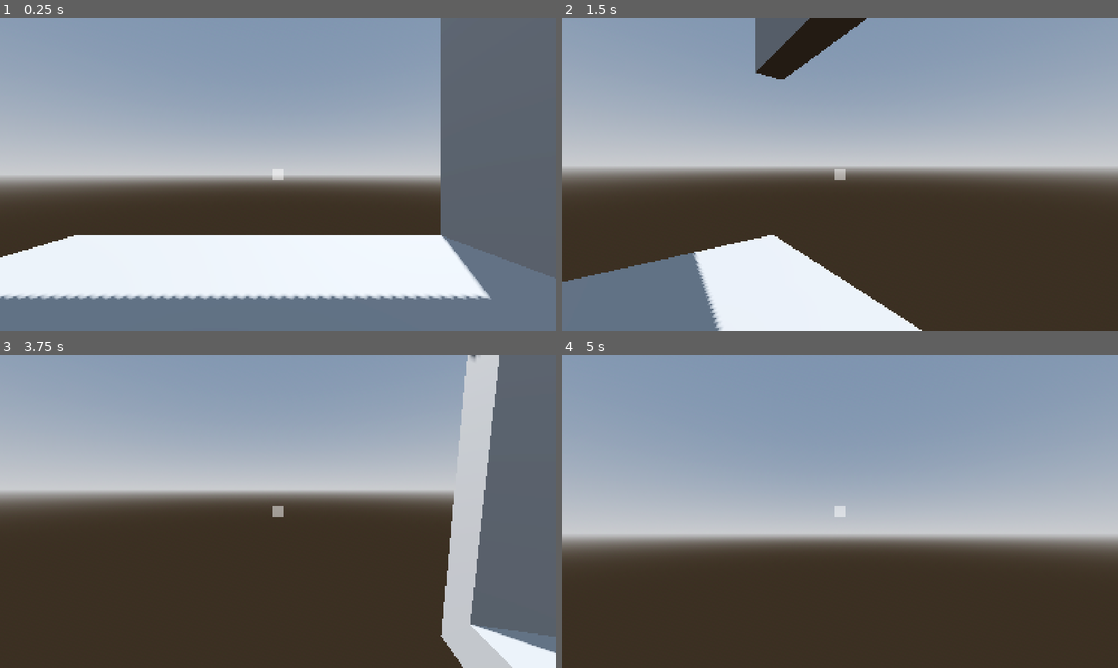
Above: before the commit, frames 1-4 (two rows, left to right).
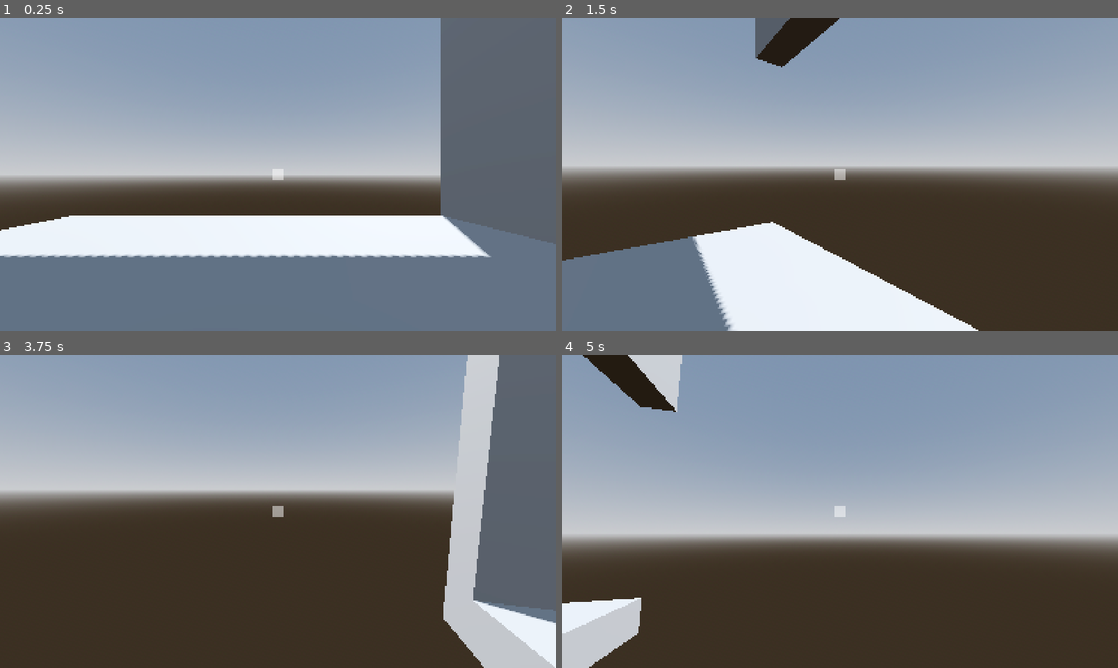
Above: after the commit, the same moments.

Repository: PixelSaver/WannaFall
Game: Godot game, scene res://Scenes/world.tscn
Same seed, same stepped clock (60 frames per second), same inputs: the game is played once before the commit and once after it.
Inputs (mouse positions are in pixels of both pictures, inside the frame that each line leads up to):
- Up to frame 1 (0.25 s): no input
- Up to frame 2 (1.5 s): tap Enter at 0.5 s; move the mouse to (867, 174) at 0.52 s; hold W (up) from 0.53 s (still down); tap Space (jump) at 0.6, 0.77, 1.07 s; move the mouse to (812, 174) at 1.27 s; click (812, 174) at 1.35 s
- Up to frame 3 (3.75 s): keep holding W (up); tap Space (jump) at 1.52, 1.55, 1.82, 2.3, 2.85, 3.02, 3.32, 3.5 s; move the mouse to (289, 505) at 2.02 s; right-click (289, 505) at 2.1 s; move the mouse to (272, 517) at 2.77 s; move the mouse to (316, 514) at 3.52 s; click (316, 514) at 3.6 s
- Up to frame 4 (5 s): keep holding W (up); tap Space (jump) at 3.77, 3.8, 4.07, 4.52, 4.55, 4.82 s; move the mouse to (795, 508) at 4.27 s; right-click (795, 508) at 4.35 s

The runs differ from the first frame. In frame 1, 19% of the frame differs, in the area x 0-100%, y 63-90%; in frame 2, 6.3%; in frame 3, 2.8%; in frame 4, 4.6%.

Commit message:
Small cleaning ups

Diff:
--- a/Scenes/world.tscn
+++ b/Scenes/world.tscn
@@ -20,8 +20,7 @@
 [sub_resource type="BoxMesh" id="BoxMesh_fo5ed"]
 size = Vector3(10, 1, 10)
 
-[sub_resource type="ConvexPolygonShape3D" id="ConvexPolygonShape3D_5ukr8"]
-points = PackedVector3Array(-5, -0.5, -5, -5, 0.5, -5, 5, -0.5, -5, -5, -0.5, 5, -5, 0.5, 5, 5, 0.5, -5, 5, -0.5, 5, 5, 0.5, 5)
+[sub_resource type="WorldBoundaryShape3D" id="WorldBoundaryShape3D_5a7ea"]
 
 [sub_resource type="BoxMesh" id="BoxMesh_a02cp"]
 size = Vector3(10, 10, 1)
@@ -71,7 +70,7 @@
 
 [node name="CollisionShape3D" type="CollisionShape3D" parent="Statics/Floor"]
 transform = Transform3D(1, 0, 0, 0, 1, 0, 0, 0, 1, 0, -0.5, 0)
-shape = SubResource("ConvexPolygonShape3D_5ukr8")
+shape = SubResource("WorldBoundaryShape3D_5a7ea")
 
 [node name="Wall" type="StaticBody3D" parent="Statics"]
 
--- a/Scripts/player.gd
+++ b/Scripts/player.gd
@@ -27,6 +27,7 @@
 var hold_in_crosshair: Hold = null
 var left_hand_hold: Hold = null
 var right_hand_hold: Hold = null
+var is_grabbing : bool = false
 
 enum ClimbState { GROUND, HANGING, PULLING_UP, AIR }
 var climb_state = ClimbState.GROUND
@@ -41,7 +42,7 @@
 		hold_in_crosshair = null
 	can_grab.emit(hold_in_crosshair, left_hand_hold, right_hand_hold)
 
-	var is_grabbing = left_hand_hold != null or right_hand_hold != null
+	is_grabbing = left_hand_hold != null or right_hand_hold != null
 
 	if is_grabbing:
 		handle_climbing_movement(delta)
@@ -97,7 +98,6 @@
 		velocity.x = horizontal_vel.x
 		velocity.z = horizontal_vel.y
 
-
 func handle_climbing_movement(delta:float):
 	var holds = [left_hand_hold, right_hand_hold].filter(func(h): return h != null)
 
@@ -143,6 +143,9 @@
 		pass
 		velocity.y = JUMP_VELOCITY
 
+func hold_jump():
+	pass
+
 func _input(event: InputEvent) -> void:
 	if event is InputEventMouseMotion:
 		head.rotation.y -= event.relative.x * mouse_sensitivity
